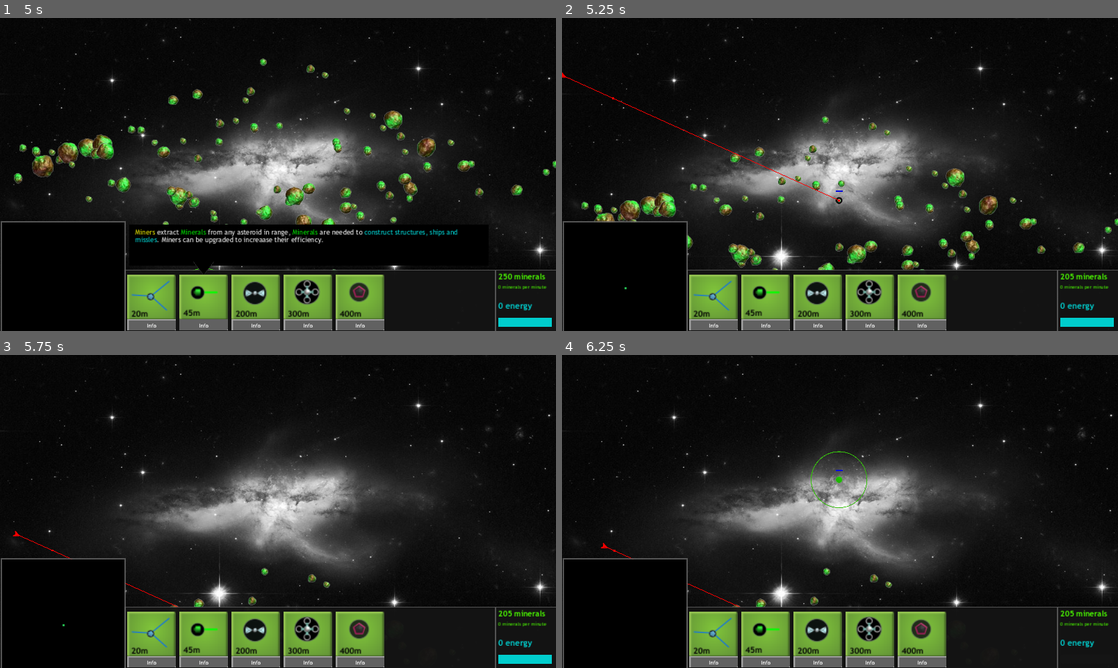
Above: before the commit, frames 1-4 (two rows, left to right).
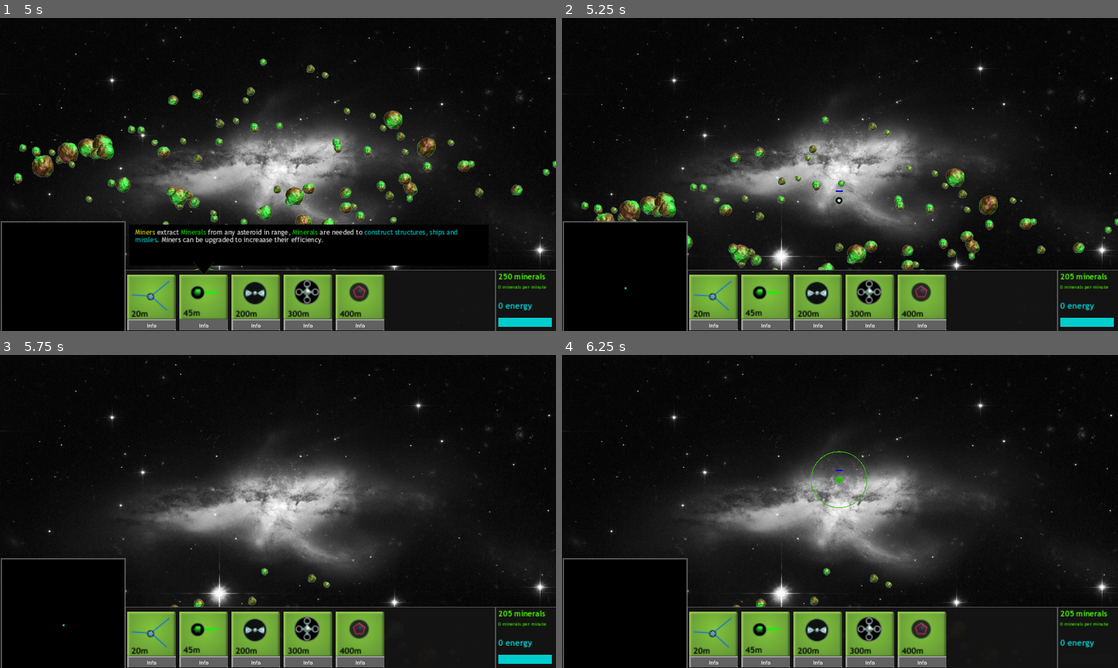
Above: after the commit, the same moments.

Repository: ramhacks/space-game-remake
Game: Godot game, scene res://survival.tscn
Two runs of this game, one before a commit and one after it. Both use one fixed random seed, a clock stepped at 60 frames per second and the inputs below.
Inputs (mouse positions are in pixels of both pictures, inside the frame that each line leads up to):
- Up to frame 1 (5 s): click (205, 324) at 0.52 s; click (205, 296) at 1.27 s; click (205, 324) at 2.02 s; click (205, 296) at 2.77 s; click (205, 324) at 3.52 s; click (205, 296) at 4.27 s
- Up to frame 2 (5.25 s): tap Enter at 5 s; drag from (840, 143) to (840, 315) at 5.02 s
- Up to frame 3 (5.75 s): no input
- Up to frame 4 (6.25 s): tap Space at 5.75 s; drag from (584, 658) to (840, 480) at 5.77 s

Frame 1 is identical in both runs. In frame 2, 0.1% of the frame differs, in the area x 0-50%, y 17-59%; in frame 3, less than 0.1%; in frame 4, less than 0.1%.

Commit message:
Enemy Minimap
Added it so enemies show up on the minimap, still need to fix the minimap showing the coords correctly

Diff:
--- a/the-space-game/Enemy/Chase.gd
+++ b/the-space-game/Enemy/Chase.gd
@@ -2,8 +2,11 @@
 class_name Chase
 
 
+
 @export var enemy: CharacterBody2D
 @export var nav: NavigationAgent2D
+
+
 
 var current_target: Tower
 var target_acquired = false
@@ -24,9 +27,9 @@
 		self.get_parent().target_node = enemy.get_new_target()
 
 
-
-	if(!(enemy.global_position.distance_to(nav.target_position) > self.get_parent().target_node.get_node("Sprite/CollisionShape2D").shape.radius + 60)):
-		Transitioned.emit(self, 'Surround')
+	if(is_instance_valid(self.get_parent().target_node)):
+		if(!(enemy.global_position.distance_to(nav.target_position) > self.get_parent().target_node.get_node("Sprite/CollisionShape2D").shape.radius + 60)):
+			Transitioned.emit(self, 'Surround')
 
 
 func Physics_Update(delta: float):
--- a/the-space-game/Enemy/Enemy_AI.tscn
+++ b/the-space-game/Enemy/Enemy_AI.tscn
@@ -1,12 +1,10 @@
-[gd_scene load_steps=13 format=3 uid="uid://bmxxcel2t4fhe"]
+[gd_scene load_steps=11 format=3 uid="uid://bmxxcel2t4fhe"]
 
 [ext_resource type="Script" path="res://Enemy/Enemy_Driver.gd" id="1_0loln"]
 [ext_resource type="Texture2D" uid="uid://dw2l5h6awcntu" path="res://Visuals/Sprite_Frames/Enemy/1.png" id="2_ogkn4"]
 [ext_resource type="Texture2D" uid="uid://dq174jfqnv2go" path="res://Visuals/Sprite_Frames/Enemy/2.png" id="3_pxso4"]
 [ext_resource type="Texture2D" uid="uid://c3oe7crqbmkpn" path="res://Visuals/Sprite_Frames/Enemy/3.png" id="4_ck3r1"]
 [ext_resource type="Script" path="res://Enemy/state_machine.gd" id="5_p2js5"]
-[ext_resource type="Script" path="res://Enemy/Chase.gd" id="6_6y3wg"]
-[ext_resource type="Script" path="res://Enemy/Surround.gd" id="7_w1231"]
 [ext_resource type="Script" path="res://Enemy/random_target.gd" id="8_fhg0n"]
 [ext_resource type="Script" path="res://Enemy/power_target.gd" id="9_5odof"]
 
@@ -38,8 +36,8 @@
 }]
 
 [sub_resource type="CapsuleShape2D" id="CapsuleShape2D_0fc7o"]
-radius = 8.0
-height = 20.0
+radius = 2.0
+height = 4.0
 
 [sub_resource type="Gradient" id="Gradient_n22jk"]
 offsets = PackedFloat32Array(0, 0.458333, 1)
@@ -54,26 +52,15 @@
 script = ExtResource("1_0loln")
 
 [node name="Sprite2D" type="AnimatedSprite2D" parent="."]
+position = Vector2(0, 2.98023e-08)
+scale = Vector2(0.2132, 0.217738)
 sprite_frames = SubResource("SpriteFrames_hb4hy")
 animation = &"Enemy_1"
-metadata/_edit_lock_ = true
 
-[node name="StateMachine" type="Node2D" parent="." node_paths=PackedStringArray("initial_state")]
+[node name="StateMachine" type="Node2D" parent="."]
 script = ExtResource("5_p2js5")
-initial_state = NodePath("Chase")
-
-[node name="Chase" type="Node" parent="StateMachine" node_paths=PackedStringArray("enemy", "nav")]
-script = ExtResource("6_6y3wg")
-enemy = NodePath("../..")
-nav = NodePath("../../NavigationAgent2D")
-
-[node name="Surround" type="Node" parent="StateMachine" node_paths=PackedStringArray("enemy", "nav")]
-script = ExtResource("7_w1231")
-enemy = NodePath("../..")
-nav = NodePath("../../NavigationAgent2D")
 
 [node name="Body_Collider" type="CollisionShape2D" parent="."]
-position = Vector2(-1, 0)
 rotation = -1.5708
 shape = SubResource("CapsuleShape2D_0fc7o")
 
@@ -89,7 +76,6 @@
 target_desired_distance = 30.0
 navigation_layers = 9
 simplify_epsilon = 1.0
-debug_enabled = true
 
 [node name="Targeting" type="Node" parent="."]
 
@@ -98,11 +84,3 @@
 
 [node name="Power_Target" type="Node" parent="Targeting"]
 script = ExtResource("9_5odof")
-
-[connection signal="tower_removed" from="." to="StateMachine/Surround" method="_on_enemy_tower_removed"]
-[connection signal="send_laser" from="StateMachine/Surround" to="." method="_on_surround_send_laser"]
-[connection signal="timeout" from="Timer" to="StateMachine/Surround" method="_on_timer_timeout"]
-[connection signal="link_reached" from="NavigationAgent2D" to="StateMachine/Surround" method="_on_navigation_agent_2d_link_reached"]
-[connection signal="navigation_finished" from="NavigationAgent2D" to="StateMachine/Chase" method="_on_navigation_agent_2d_navigation_finished"]
-[connection signal="navigation_finished" from="NavigationAgent2D" to="StateMachine/Surround" method="_on_navigation_agent_2d_navigation_finished"]
-[connection signal="target_reached" from="NavigationAgent2D" to="StateMachine/Surround" method="_on_navigation_agent_2d_target_reached"]
--- a/the-space-game/Enemy/Enemy_Driver.gd
+++ b/the-space-game/Enemy/Enemy_Driver.gd
@@ -1,12 +1,15 @@
 extends CharacterBody2D
 
+var radar_marker: Radar
 
 var Targeting: Dictionary = {
-	"Random": "Targeting/Random_Target"
+	"Random": "Targeting/Random_Target",
+	"Power": "Targeting/Power_Target"
 }
 
 var target_strat: String
 
+@export var health = 10
 
 var speed:int = 200
 var accel: int = 1
@@ -26,20 +29,53 @@
 
 signal tower_removed
 
+
 func _ready() -> void:
 	mis = preload("res://Enemy/missle.tscn")
+
+#Run this before anything else
+func initialize(target_method, radar, start_position):
+	self.global_position = start_position
+	target_strat = target_method
+	radar_marker = radar
 	$StateMachine.start_ai()
 
-func set_target():
+func enemy_death():
+	radar_marker.queue_free()
+	self.queue_free()
 
-	$StateMachine.start_ai()
+
+func _process(delta: float) -> void:
+	radar_marker.on_update_location(self.global_position)
+
+	if health <= 0:
+		enemy_death()
+
+
 
 func get_new_target():
-	return self.get_node(Targeting[target_strat]).get_target()
+
+	if(get_tree().get_nodes_in_group("tower_node").size() == 0):
+		assert(3 == 2, "GAME OVER")
+
+	var out = self.get_node(Targeting[target_strat]).get_target()
+	if(out == null):
+		enemy_death()
+
+	else:
+		return out
 
 
 func _on_surround_send_laser(target: Variant) -> void:
+	print("attack")
 	if five_frames == 10:
+		if(is_instance_valid(target) and self.global_position.distance_to(target.global_position) > 50):
+
+			self.get_node("StateMachine/Surround").Transitioned.emit(self, 'Chase')
+			return
+
+		if(!is_instance_valid(target)):
+			self.get_node("StateMachine").target_node = get_new_target()
 
 		var out = mis.instantiate()
 
--- /dev/null
+++ b/the-space-game/Enemy/Enemy_Types/Power_Targeter.tscn
@@ -0,0 +1,22 @@
+[gd_scene load_steps=4 format=3 uid="uid://cgbq2qbqnmjgm"]
+
+[ext_resource type="PackedScene" uid="uid://bmxxcel2t4fhe" path="res://Enemy/Enemy_AI.tscn" id="1_gfnhf"]
+[ext_resource type="Script" path="res://Enemy/Chase.gd" id="2_uv6ic"]
+[ext_resource type="Script" path="res://Enemy/Surround.gd" id="3_pqc73"]
+
+[node name="Enemy" instance=ExtResource("1_gfnhf")]
+
+[node name="StateMachine" parent="." index="1" node_paths=PackedStringArray("initial_state")]
+initial_state = NodePath("Chase")
+
+[node name="Chase" type="Node" parent="StateMachine" index="0" node_paths=PackedStringArray("enemy", "nav")]
+script = ExtResource("2_uv6ic")
+enemy = NodePath("../..")
+nav = NodePath("../../NavigationAgent2D")
+
+[node name="Surround" type="Node" parent="StateMachine" index="1" node_paths=PackedStringArray("enemy", "nav")]
+script = ExtResource("3_pqc73")
+enemy = NodePath("../..")
+nav = NodePath("../../NavigationAgent2D")
+
+[connection signal="send_laser" from="StateMachine/Surround" to="." method="_on_surround_send_laser"]
--- a/the-space-game/Enemy/Surround.gd
+++ b/the-space-game/Enemy/Surround.gd
@@ -29,21 +29,13 @@
 
 
 func Enter():
-	target_node = self.get_parent().target_node
-	nav.target_position = next_point(target_node.global_position, enemy.global_position, current_angle)
+	nav.target_position = next_point(self.get_parent().target_node.global_position, enemy.global_position, current_angle)
 	#nav.target_position = target_node.global_position + Vector2.RIGHT.rotated((current_angle + 20) % 360)*30
 
 func Update(delta:float):
-	if(!is_instance_valid(self.get_parent().target_node)):
-		enemy.get_new_target()
 	if get_parent().current_state == self:
-		send_laser.emit(target_node)
 
-
-
-func _on_timer_timeout() -> void:
-	pass
-
+		send_laser.emit(self.get_parent().target_node)
 
 func _on_enemy_tower_removed() -> void:
 	Transitioned.emit(self, 'Chase')
@@ -67,18 +59,19 @@
 
 func Physics_Update(delta: float):
 	if(!is_instance_valid(self.get_parent().target_node)):
-		enemy.get_new_target()
+		self.get_parent().target_node = enemy.get_new_target()
 
 	if(!(enemy.global_position.distance_to(nav.target_position) > 30)):
 
-		nav.target_position = next_point(target_node.global_position, enemy.global_position, 5)
+		nav.target_position = next_point(self.get_parent().target_node.global_position, enemy.global_position, 5)
 
 	if(!is_instance_valid(self.get_parent().target_node)):
-		enemy.get_new_target()
+		self.get_parent().target_node = enemy.get_new_target()
 
 
-	if(is_instance_valid(self.get_parent().target_node) and enemy.global_position.distance_to(target_node.global_position) > anchor_distance):
-		Transitioned.emit(self, 'Chase')
+	if(is_instance_valid(self.get_parent().target_node)):
+		if(enemy.global_position.distance_to(self.get_parent().target_node.global_position) > anchor_distance):
+			Transitioned.emit(self, 'Chase')
 
 	if is_instance_valid(self.get_parent().target_node):
 
@@ -92,4 +85,4 @@
 
 		enemy.move_and_slide()
 
-		enemy.look_at(target_node.global_position)
+		enemy.look_at(self.get_parent().target_node.global_position)
--- a/the-space-game/Enemy/power_target.gd
+++ b/the-space-game/Enemy/power_target.gd
@@ -11,4 +11,12 @@
 	pass
 
 func get_target():
-	pass
+	if(get_tree().get_nodes_in_group("power").size() == 0):
+		get_parent().get_parent().queue_free()
+		return null
+
+
+
+	var targ = get_tree().get_nodes_in_group("power")[randi() % get_tree().get_nodes_in_group("power").size()]
+
+	return targ
--- a/the-space-game/Enemy/random_target.gd
+++ b/the-space-game/Enemy/random_target.gd
@@ -13,8 +13,7 @@
 func get_target():
 	randomize()
 
-	if(get_tree().get_nodes_in_group("tower_node").size() == 0):
-		assert(3 == 2, "GAME OVER")
+
 
 
 	var targ = get_tree().get_nodes_in_group("tower_node")[randi() % get_tree().get_nodes_in_group("tower_node").size()]
--- a/the-space-game/Enemy/state_machine.gd
+++ b/the-space-game/Enemy/state_machine.gd
@@ -22,6 +22,7 @@
 
 
 func _process(delta) -> void:
+
 	if current_state:
 		current_state.Update(delta)
 
@@ -47,3 +48,11 @@
 	new_state.Enter()
 
 	current_state = new_state
+
+
+func _on_chase_transitioned(state: Variant, new_state_name: Variant) -> void:
+	pass # Replace with function body.
+
+
+func _on_surround_transitioned(state: Variant, new_state_name: Variant) -> void:
+	pass # Replace with function body.
--- a/the-space-game/Survival_Scene_Scripts/globals.gd
+++ b/the-space-game/Survival_Scene_Scripts/globals.gd
@@ -62,6 +62,7 @@
 	power_lines = preload("res://General_Purpose_Scenes/Power_Group_Line.tscn")
 	power_line_segment = preload("res://General_Purpose_Scenes/power_line_segment.tscn")
 	sprite_collider_instance = preload("res://towers/sprite_collision_shape_setter.tscn")
+
 
 func start_off():
 	global_power_timer_off.start()
--- a/the-space-game/Survival_Scene_Scripts/survival.gd
+++ b/the-space-game/Survival_Scene_Scripts/survival.gd
@@ -109,7 +109,7 @@
 
 
 
-	enemy = preload("res://Enemy/Enemy_AI.tscn")
+	enemy = preload("res://Enemy/Enemy_Types/Power_Targeter.tscn")
 	enemy_node = enemy.instantiate()
 
 
@@ -180,6 +180,7 @@
 
 
 				var marker_instance = radar_node.instantiate()
+
 				copy.radar_node = marker_instance
 				copy.update_location.connect(marker_instance.on_update_location)
 				create_radar_node.emit(marker_instance)
@@ -188,20 +189,23 @@
 				$Camera_Area.send_rel.connect(marker_instance.receive_relative)
 
 
-
-
+				#Enemy Loading code, will be moved here temporarily, when moved, you need to call everything below,
+				#below we add the radar node, initialize the enemy and connect necessary signals so that the radar node can move
+				#with the enemy, when moved you will have to bring a preloaded radar node as well and a preloaded enemy_node
+				var enemy_marker_texture = load("res://Visuals/Minimap_textures/enemy.png")
+				var enemy_marker = radar_node.instantiate()
+				enemy_marker.texture = enemy_marker_texture
+				enemy_marker.get_relative.connect($Camera_Area.call_rel)
+
+				$Camera_Area.send_rel.connect(enemy_marker.receive_relative)
+
+				create_radar_node.emit(enemy_marker)
 
 
 				enemy_node = enemy.instantiate()
-				enemy_node.target_strat = "Random"
 				self.add_child(enemy_node)
-
-
-
-
-
-				#Node has been added, call all tower nodes to reformat lines if needed (if they have a new connection available
-				#get_tree().call_group("tower_node", "reformat_lines")
+				enemy_node.initialize("Power", enemy_marker, Vector2(0,0))
+
 
 
 
@@ -351,6 +355,8 @@
 
 #recycle tower function
 func _on_side_buttons_hide_selection() -> void:
+	Globals.tower_selected.radar_node.queue_free()
+
 	Globals.tower_selection_mode = false
 	Globals.tower_node_amount -= 1
 	waiting_for_clickout = false
@@ -363,10 +369,6 @@
 	Globals.remove_node_from_group(Globals.tower_selected)
 
 	Globals.connect_group_lines(Globals.tower_selected)
-
-
-
-
 
 
 	hide_selection_ui(Globals.tower_selected)
--- a/the-space-game/Visuals/Minimap_textures/radar_marker.gd
+++ b/the-space-game/Visuals/Minimap_textures/radar_marker.gd
@@ -1,4 +1,6 @@
 extends Sprite2D
+
+class_name Radar
 signal get_relative(location)
 
 @export var minimap_x_size: int
--- a/the-space-game/project.godot
+++ b/the-space-game/project.godot
@@ -29,6 +29,7 @@
 tower_node=""
 sprite_node=""
 Placed_Towers=""
+power=""
 
 [input]
 
--- a/the-space-game/towers/Power_Node/Power_Node.tscn
+++ b/the-space-game/towers/Power_Node/Power_Node.tscn
@@ -72,7 +72,7 @@
 "speed": 10.0
 }]
 
-[node name="Power_Node" groups=["collider"] instance=ExtResource("1_8ecru")]
+[node name="Power_Node" groups=["collider", "power"] instance=ExtResource("1_8ecru")]
 script = ExtResource("2_g6doy")
 power_needed = 1
 power_time_seconds = 1
--- a/the-space-game/towers/tower.gd
+++ b/the-space-game/towers/tower.gd
@@ -375,7 +375,6 @@
 
 #This tower has no more health, recycle it
 func died():
-	print(self)
 	animated_node.visible = false
 	$Explosion.play("default")
 	$Explosion.visible = true
@@ -384,7 +383,6 @@
 
 
 func _on_explosion_animation_finished() -> void:
-	print("end")
 	if(Globals.tower_selection_mode):
 		get_parent().waiting_for_clickout = false
 		get_parent().selection_node.remove_from_group("selection")
@@ -392,7 +390,7 @@
 		get_parent().hide_selection_ui(Globals.tower_selected)
 
 	Globals.tower_selection_mode = false
-
+	radar_node.queue_free()
 	Globals.tower_node_amount -= 1
 
 	remove_from_group(self.group_)
Binary file added: the-space-game/Visuals/Minimap_textures/enemy.png
Not shown, added: the-space-game/Visuals/Minimap_textures/enemy.png.import
Not shown, added: the-space-game/Enemy/EneDF4.tmp
